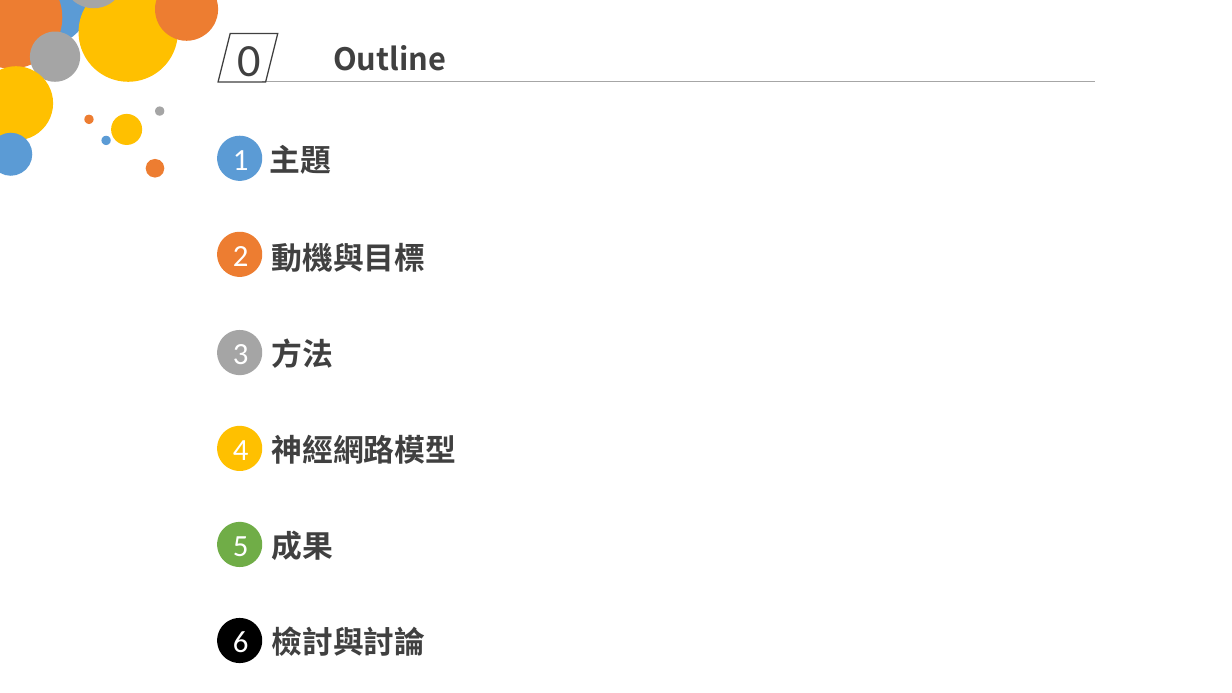
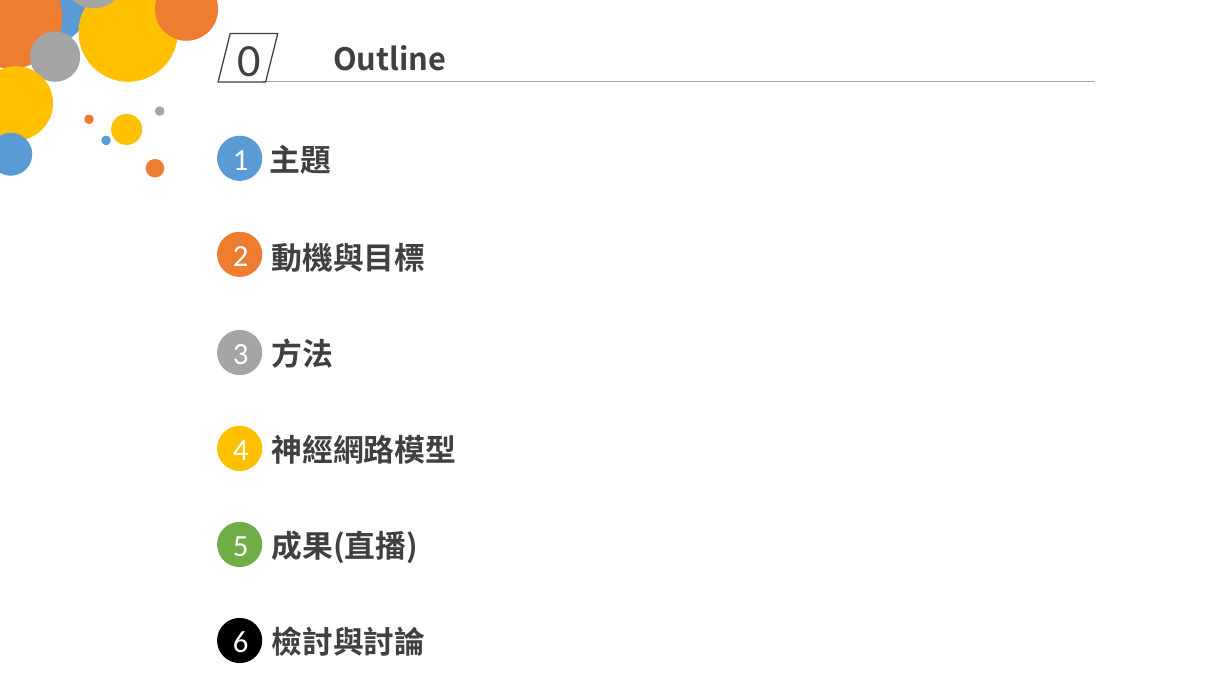
Before and after one commit to Chou0426/Design-of-Embedded-Microprocessor-Systems_NTUST, a slide deck: slide 2 of 期末專案.pptx. Drawn at 1232x693 pixels with LibreOffice and Linux fonts; fonts in the diff are those of the drawing. Boxes give left, top, right and bottom in pixels: in the first picture for what was removed or moved away, otherwise in the second. Text is boxed around its words. In the diff, an @@ line names an element or a change of style, - is before the commit and + after.

```diff
--- a/期末專案.pptx
+++ b/期末專案.pptx
@@ text at bbox=[271, 531, 417, 563]: text changed @@
-成果
+成果(直播)
```
Also in this commit, not shown: 4 other slides changed, 1 slide removed.
